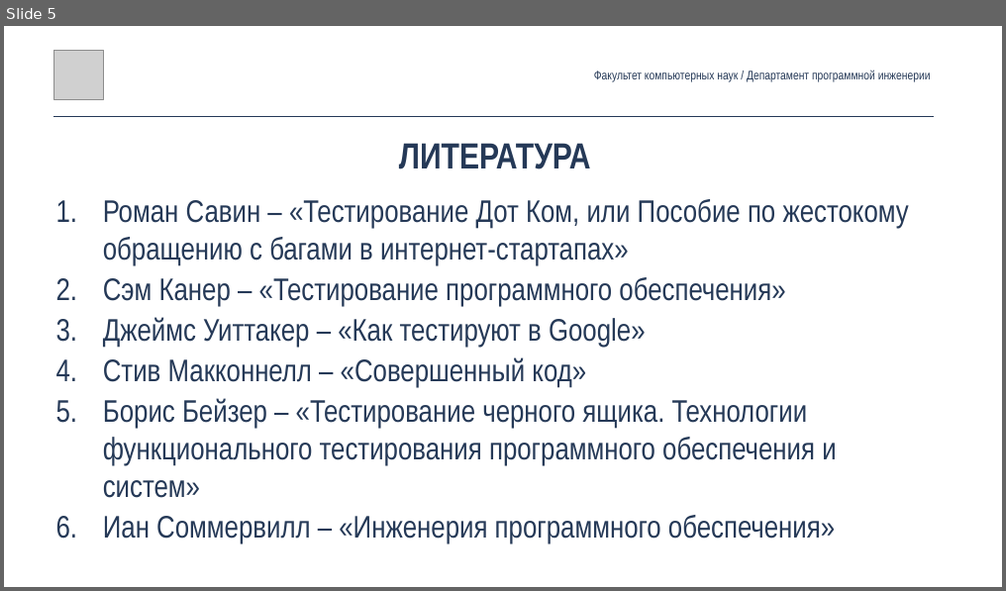
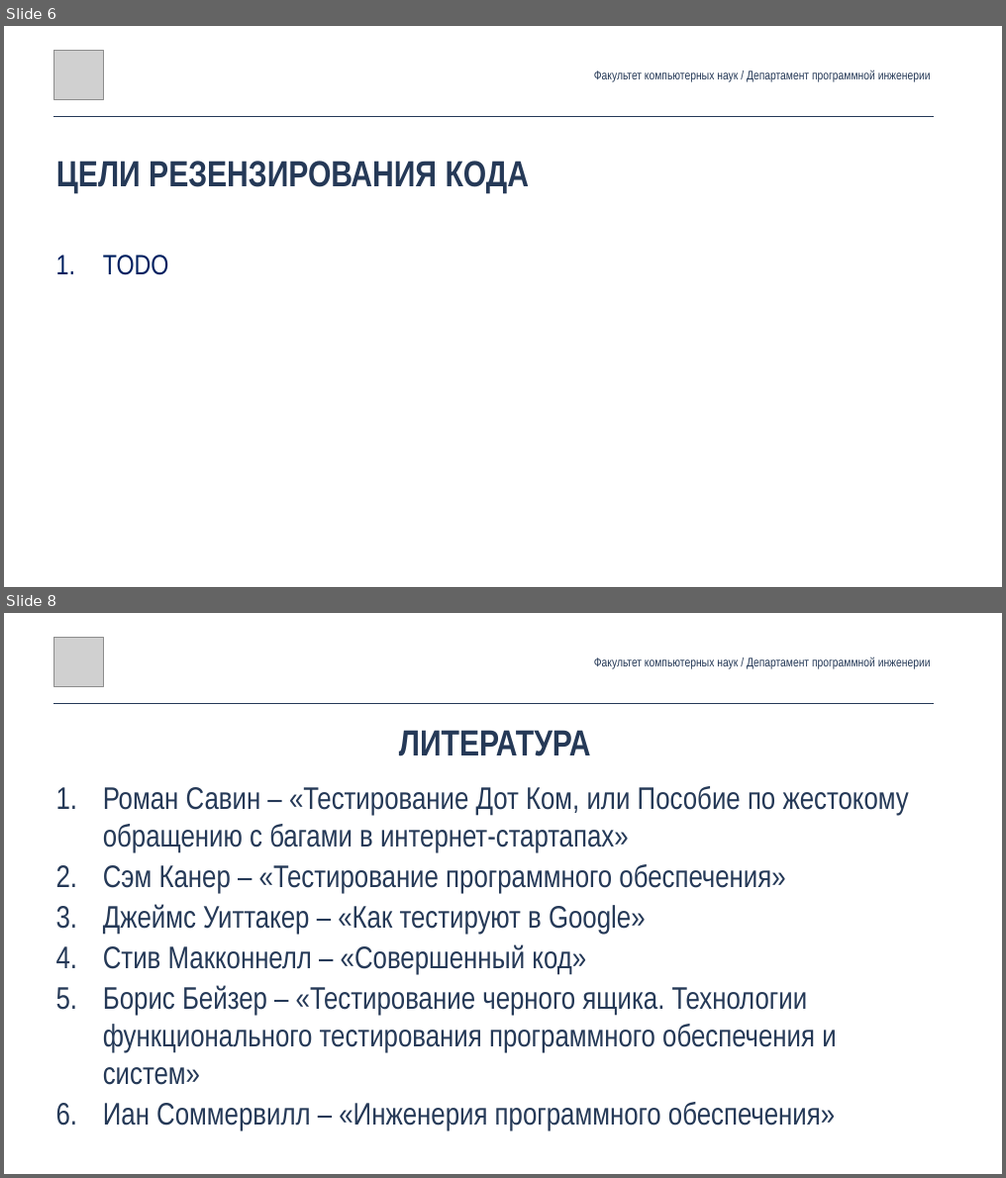
Before and after one commit to andrewt0301/qa-testing-course, a slide deck: seminars/seminar02/Seminar02.pptx. Shown one above the other, each under a label of ours: slide 5 before the commit, slides 6 and 8 after it; the slides between them are not shown. The pictures are 1006x591 and 1006x1178 pixels, drawn with LibreOffice and Linux fonts; fonts in the diff are those of the drawing; grey boxes stand for pictures. Boxes give left, top, right and bottom in pixels: in the first picture for what was removed or moved away, otherwise in the second. Text is boxed around its words. In the diff, an @@ line names an element or a change of style, - is before the commit and + after.

```diff
--- a/seminars/seminar02/Seminar02.pptx
+++ b/seminars/seminar02/Seminar02.pptx
@@ slide 6 added at box(4, 26, 1002, 587), background #FFFFFF @@
@@ picture added at box(54, 50, 103, 99) @@
@@ text added at box(594, 70, 931, 82), 24 pt, text #253957 @@
+Факультет компьютерных наук / Департамент программной инженерии
@@ line added from (54, 116) to (933, 116), #253957 1 pt @@
@@ text added at box(56, 161, 529, 194), 70 pt, text #253957, bold @@
+ЦЕЛИ РЕЗЕНЗИРОВАНИЯ КОДА
@@ text added at box(103, 255, 169, 275), 54 pt, text #002060 @@
+1. TODO
@@ what was slide 5 is now slide 8 @@
```
Also in this commit, not shown: 2 slides changed, 4 other slides added, 2 slides removed, 1 other file.
